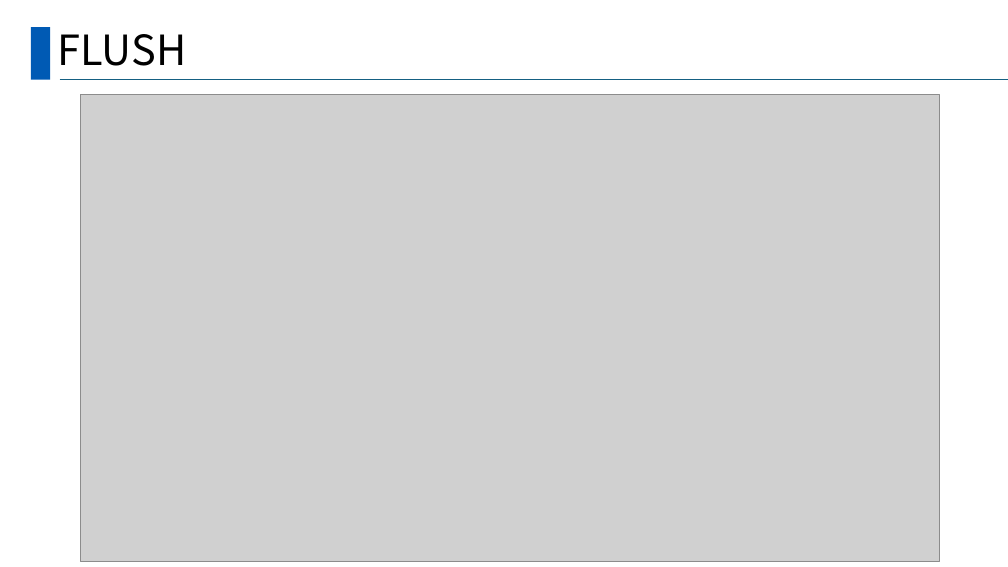
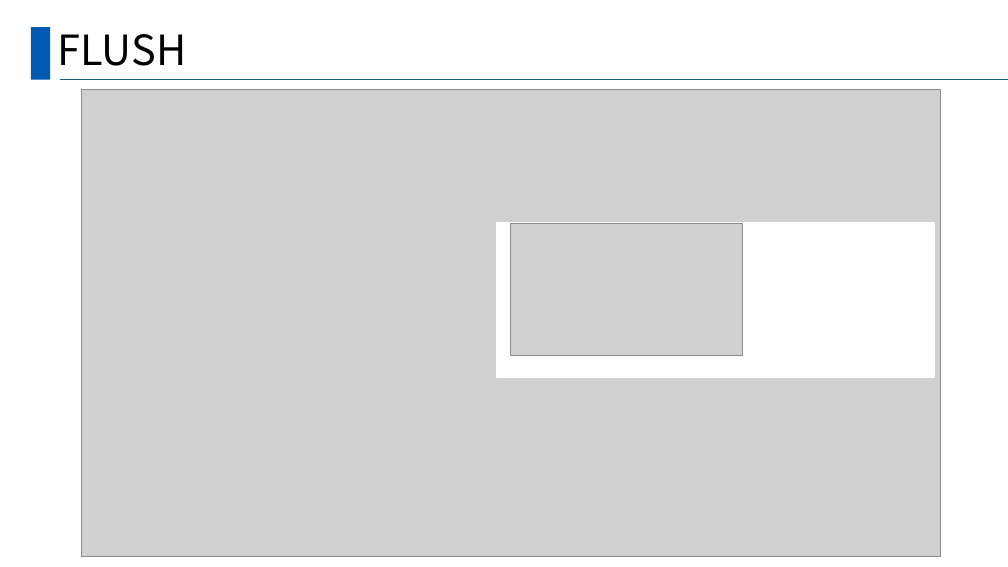
Before and after one commit to shoo-song/SSD_Sol, a slide deck: slide 13 of SSD부분_발표.pptx. Drawn at 1008x567 pixels with LibreOffice and Linux fonts; fonts in the diff are those of the drawing; grey boxes stand for pictures. Boxes give left, top, right and bottom in pixels: in the first picture for what was removed or moved away, otherwise in the second. Text is boxed around its words. In the diff, an @@ line names an element or a change of style, - is before the commit and + after.

Commit message:
[fix] ppt picture

```diff
--- a/SSD부분_발표.pptx
+++ b/SSD부분_발표.pptx
@@ picture: place and size @@
-picture at <box>80,95,939,561</box>
+picture at <box>81,89,940,556</box>
@@ rectangle added at <box>498,223,935,377</box>, fill #FFFFFF, outline #FFFFFF 2 pt @@
@@ picture added at <box>510,223,743,355</box> @@
```
